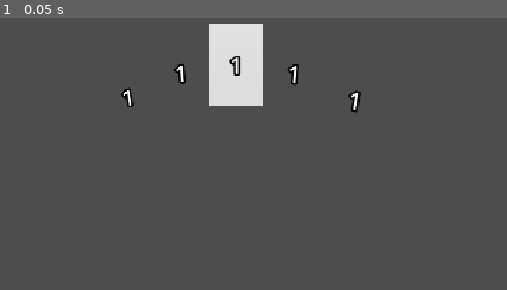
Above: before the commit, frame 1.
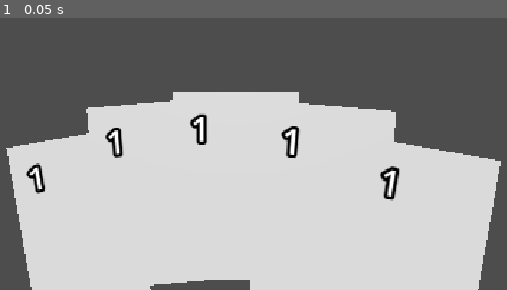
Above: after the commit, the same moment.

Repository: avictasacrifice/Cruopoeia
Game: Godot game, scene res://_Game/Scene/main_prototype.tscn
The game is run twice, just before and just after one commit, with the same random seed, the same clock (stepped at 60 frames per second) and the same inputs.
Inputs:
- Up to frame 1 (0.05 s): no input

The runs differ from the first frame. In frame 1, 61% of the frame differs, in the area x 1-99%, y 2-100%.

Commit message:
add mouse logic

Diff:
--- a/_Game/Scene/Card_Demo.tscn
+++ b/_Game/Scene/Card_Demo.tscn
@@ -2,18 +2,31 @@
 
 [ext_resource type="Script" uid="uid://cp06qfgjxcp4g" path="res://_Game/Scripts/Card3D.gd" id="1_u6kbg"]
 [ext_resource type="PackedScene" uid="uid://bip5bdc3gvt46" path="res://_Game/Models/Cards/card0.glb" id="2_cswi0"]
+[ext_resource type="Script" uid="uid://cfpa33mqkrbr6" path="res://_Game/Scripts/card_area.gd" id="2_i2idx"]
+
+[sub_resource type="BoxShape3D" id="BoxShape3D_1jhmp"]
+size = Vector3(0.9, 0.01, 0.61)
 
 [node name="Card_3d" type="Node3D" unique_id=2123455406]
 script = ExtResource("1_u6kbg")
 
 [node name="Visual" type="Node3D" parent="." unique_id=684743365]
 
-[node name="card0" parent="Visual" unique_id=1155947487 instance=ExtResource("2_cswi0")]
-transform = Transform3D(3.821371e-16, 8.742278e-09, 0.2, 0.2, -8.742278e-09, 0, 8.742278e-09, 0.2, -8.742278e-09, 0, 0, 0)
-top_level = true
-
 [node name="NameLabel" type="Label3D" parent="Visual" unique_id=1327649764]
+transform = Transform3D(1, 0, 0, 0, 1, 0, 0, 0, 1, 0, 0.36148402, 0.008728772)
 
 [node name="DescLabel" type="Label3D" parent="Visual" unique_id=372823209]
+transform = Transform3D(1, 0, 0, 0, 1, 0, 0, 0, 1, 0, -0.36716726, 0.022252798)
 
 [node name="CostLabel" type="Label3D" parent="Visual" unique_id=2129770444]
+transform = Transform3D(1, 0, 0, 0, 1, 0, 0, 0, 1, -0.17025268, 0.2742762, 0.004888177)
+
+[node name="CardArea" type="Area3D" parent="." unique_id=1440725726]
+transform = Transform3D(1.9106853e-15, 4.3711385e-08, 0.99999994, 0.99999994, -4.3711385e-08, 1.3234889e-22, 4.3711385e-08, 0.99999994, -4.3711385e-08, 0, 0, 0)
+script = ExtResource("2_i2idx")
+
+[node name="CollisionShape3D" type="CollisionShape3D" parent="CardArea" unique_id=343070136]
+shape = SubResource("BoxShape3D_1jhmp")
+
+[node name="card0" parent="CardArea" unique_id=1155947487 instance=ExtResource("2_cswi0")]
+transform = Transform3D(0.30000004, -8.881784e-16, 0, 8.881784e-16, 0.30000004, -8.881784e-16, 0, 8.881784e-16, 0.30000004, 0, 0, 0)
--- a/_Game/Scene/main_prototype.tscn
+++ b/_Game/Scene/main_prototype.tscn
@@ -4,6 +4,7 @@
 [ext_resource type="Script" uid="uid://dlsxasmg3fg6n" path="res://_Game/Scripts/Card_arranger.gd" id="1_jx51t"]
 [ext_resource type="Script" uid="uid://debemxympgll4" path="res://_Game/Scripts/CardData.gd" id="2_kg7ld"]
 [ext_resource type="PackedScene" uid="uid://bki0yal6tx15r" path="res://_Game/Scene/Card_Demo.tscn" id="4_6lbxh"]
+[ext_resource type="Script" uid="uid://evoyixf7eb0" path="res://_Game/Scripts/mouse_manager.gd" id="5_cv0lt"]
 
 [sub_resource type="Resource" id="Resource_3ut33"]
 script = ExtResource("2_kg7ld")
@@ -15,13 +16,20 @@
 hand = NodePath("Hand manager/Card arranger")
 
 [node name="Hand manager" type="Node3D" parent="." unique_id=987071060]
+transform = Transform3D(1, 0, 0, 0, 1, 0, 0, 0, 1, 0, -0.57586646, 0)
 
 [node name="Card arranger" type="Node3D" parent="Hand manager" unique_id=505041963]
 script = ExtResource("1_jx51t")
 card_scene = ExtResource("4_6lbxh")
 
 [node name="Camera3D" type="Camera3D" parent="." unique_id=776212796]
-transform = Transform3D(1, 0, 0, 0, 1, 0, 0, 0, 1, 0, 0, 2.17412)
+transform = Transform3D(1, 0, 0, 0, 1, 0, 0, 0, 1, 0, 0, 1.5)
 
 [node name="DirectionalLight3D" type="DirectionalLight3D" parent="Camera3D" unique_id=798275757]
-transform = Transform3D(1, 0, 0, 0, 0.8660254, 0.5, 0, -0.5, 0.8660254, 0, 0, 0)
+transform = Transform3D(1, 0, 0, 0, 0.8660254, 0.50000006, 0, -0.5, 0.86602545, 0, 0, 0)
+
+[node name="Managers" type="Node" parent="." unique_id=259195951]
+
+[node name="Mouse manager" type="Node3D" parent="Managers" unique_id=402384323 node_paths=PackedStringArray("camera")]
+script = ExtResource("5_cv0lt")
+camera = NodePath("../../Camera3D")
--- /dev/null
+++ b/_Game/Scripts/card_area.gd
@@ -0,0 +1,7 @@
+extends Area3D
+
+func _mouse_hovered():
+	print("але чичня на связи ОРУ ЯН Е ПОНИМАЮ ВЯЧЗВАПЗЖЛЦУКВПЭЛДЖЩМЦ")
+
+func _mouse_dont_hovered():
+	print("привет хуймо")
--- /dev/null
+++ b/_Game/Scripts/mouse_manager.gd
@@ -0,0 +1,50 @@
+extends Node3D
+
+@export var ray_length: float = 1000.0
+@export var camera: Camera3D
+
+# Для отслеживания текущей Area3D под курсором
+var current_hovered_area: Area3D = null
+
+func _ready() -> void:
+	if not camera:
+		camera = get_viewport().get_camera_3d()
+
+func _input(event: InputEvent) -> void:
+
+	if event is InputEventMouseButton and event.pressed:
+		if event.button_index == MOUSE_BUTTON_LEFT:
+			var hit_area = _get_area_under_mouse()
+			if hit_area:
+				_on_area_clicked(hit_area)
+
+func _physics_process(_delta: float) -> void:
+
+	var hit_area = _get_area_under_mouse()
+	if hit_area != current_hovered_area:
+		if current_hovered_area:
+			current_hovered_area._mouse_dont_hovered() #выход из area не тупи дура
+		current_hovered_area = hit_area
+		if current_hovered_area:
+			current_hovered_area._mouse_hovered() #вход в area не тупи дура
+
+func _get_area_under_mouse() -> Area3D:
+	var mouse_pos = get_viewport().get_mouse_position()
+
+	var origin = camera.project_ray_origin(mouse_pos)
+	var end = origin + camera.project_ray_normal(mouse_pos) * ray_length
+
+	var query = PhysicsRayQueryParameters3D.create(origin, end)
+	query.collide_with_areas = true
+	query.collide_with_bodies = false
+
+	var space_state = get_world_3d().direct_space_state
+	var result = space_state.intersect_ray(query)
+
+	if result:
+		if result.collider is Area3D:
+			return result.collider
+	return null
+
+func _on_area_clicked(area: Area3D) -> void:
+	print("Клик по Area3D: ", area.name)
Not shown, added: _Game/Scripts/card_area.gd.uid
Not shown, added: _Game/Scripts/mouse_manager.gd.uid
